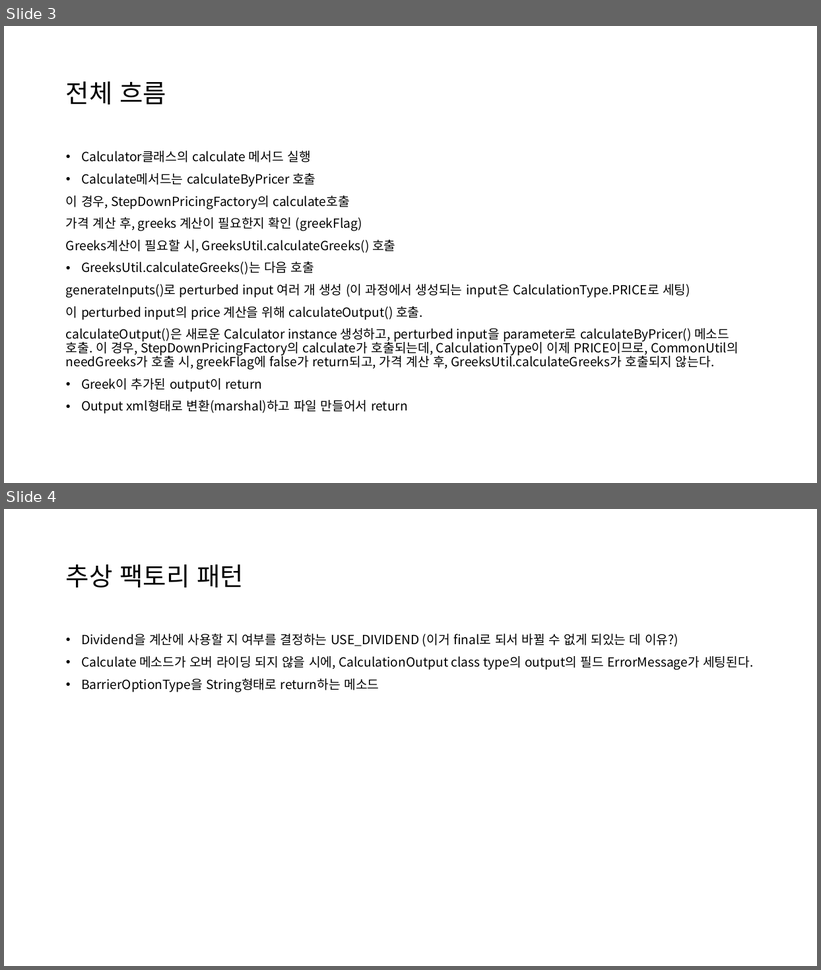
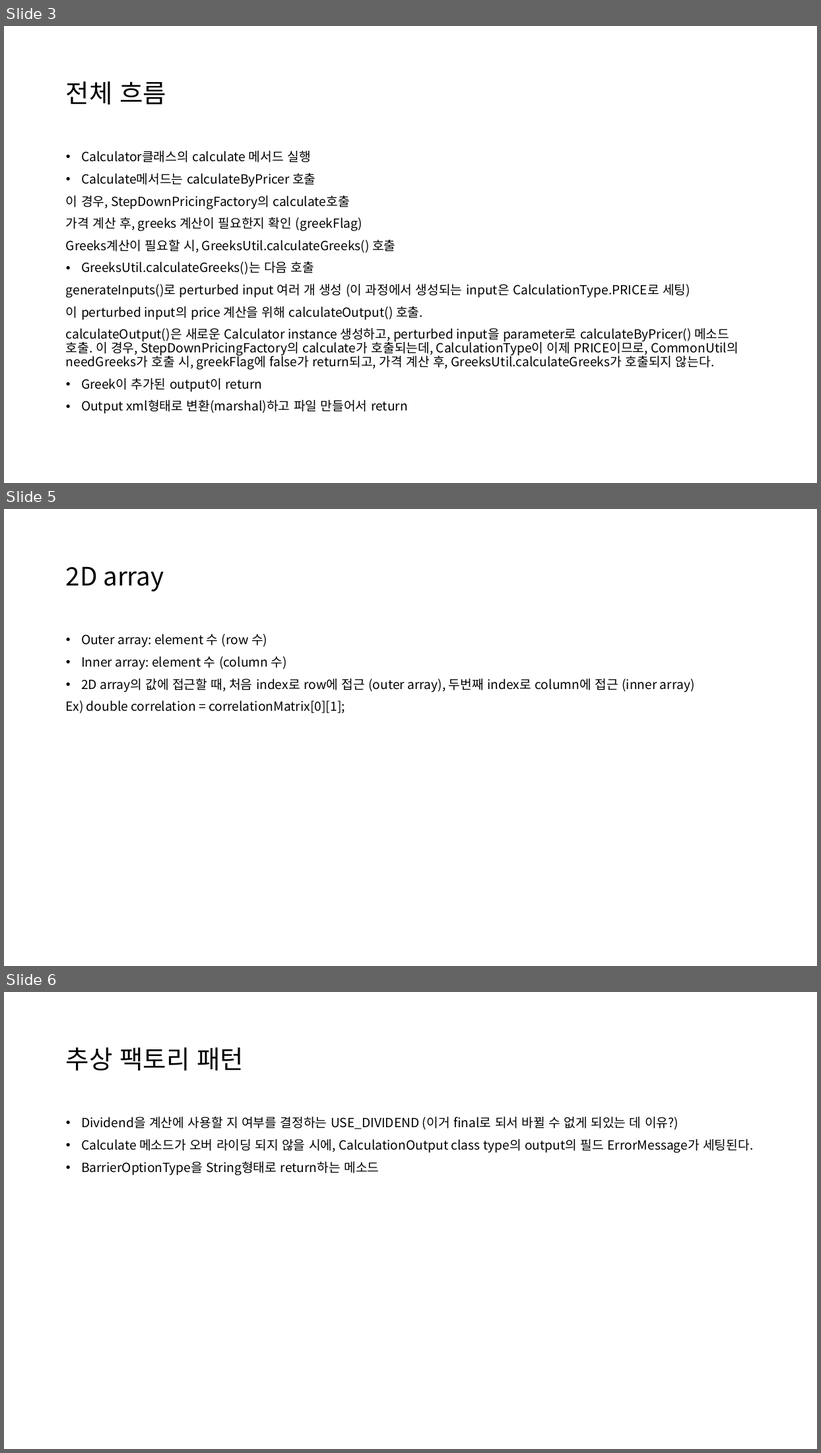
Before and after one commit to kdw1437/SpringHomework_BackEnd, a slide deck: QuantPricer 클론 코딩_240903.pptx. Shown one above the other, each under a label of ours: slides 3 and 4 before the commit, slides 3, 5 and 6 after it; the slides between them are not shown. The pictures are 821x970 and 821x1453 pixels, drawn with LibreOffice and Linux fonts; fonts in the diff are those of the drawing. Boxes give left, top, right and bottom in pixels: in the first picture for what was removed or moved away, otherwise in the second. Text is boxed around its words. In the diff, an @@ line names an element or a change of style, - is before the commit and + after.

```diff
--- a/QuantPricer 클론 코딩_240903.pptx
+++ b/QuantPricer 클론 코딩_240903.pptx
@@ slide 5 added at (4,509,817,966), background #FFFFFF @@
@@ title added at (66,566,164,591), 30 pt, text #000000 @@
+2D array
@@ text added at (66,634,695,714), 15 pt, text #000000 @@
+• Outer array: element 수 (row 수)
+• Inner array: element 수 (column 수)
+• 2D array의 값에 접근할 때, 처음 index로 row에 접근 (outer array), 두번째 index로 column에 접근 (inner array)
+Ex) double correlation = correlationMatrix[0][1];
@@ what was slide 4 is now slide 6 @@
```
Also in this commit, not shown: 1 slide changed, 1 other slide added, 1 other file.
